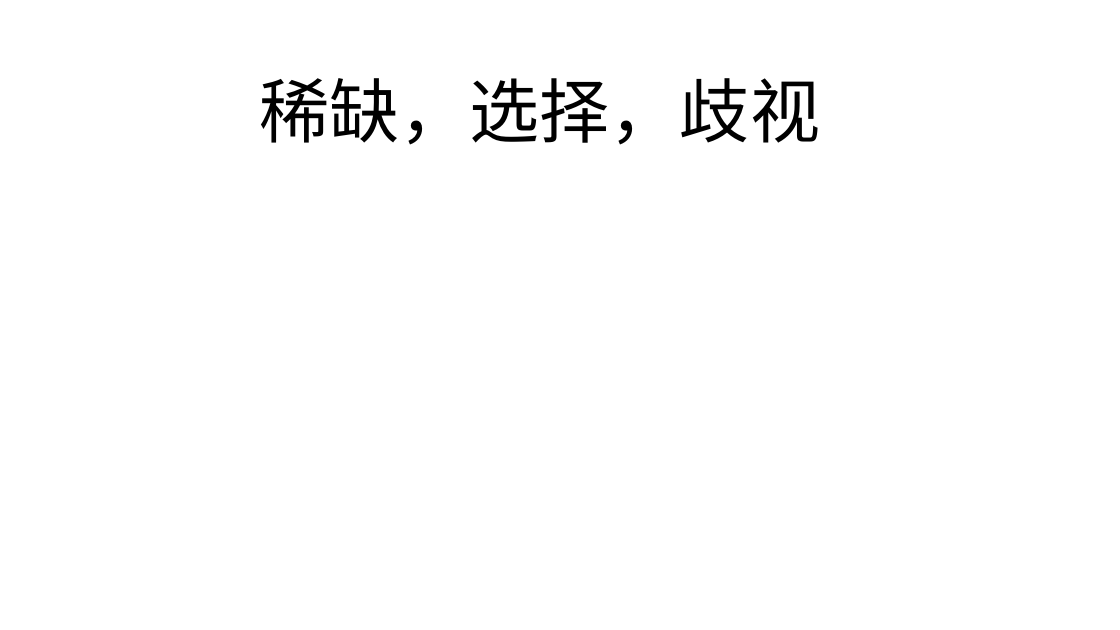
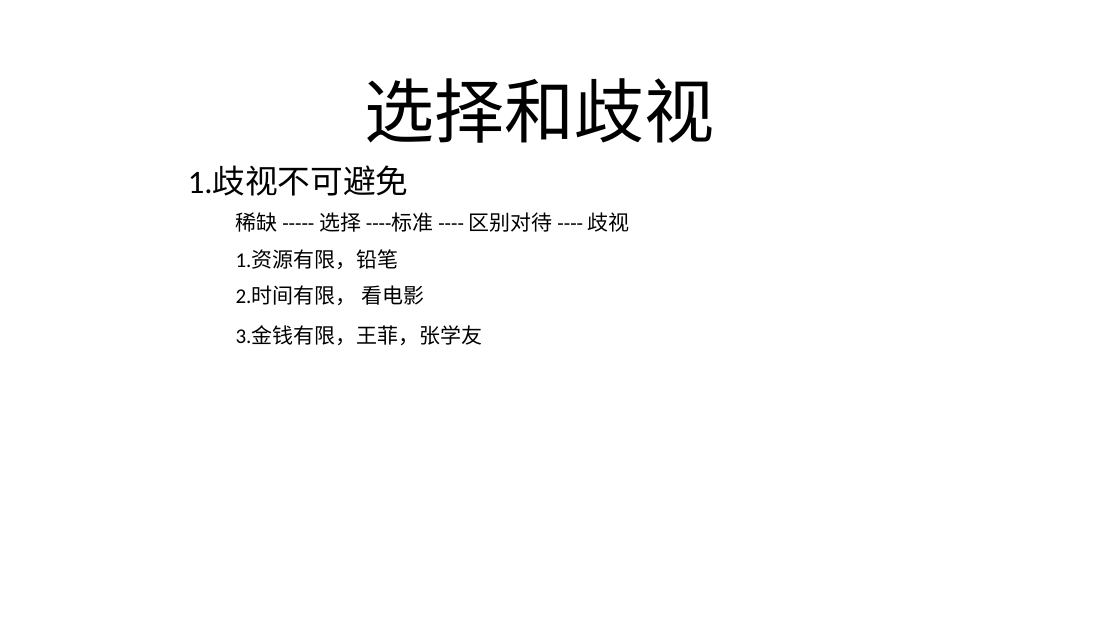
Before and after one commit to FredJiangFei/MyDocuments, a slide deck: slide 4 of 火车票/火车票.pptx (slide 3 before the commit). Drawn at 1120x630 pixels with LibreOffice and Linux fonts; fonts in the diff are those of the drawing. Boxes give left, top, right and bottom in pixels: in the first picture for what was removed or moved away, otherwise in the second. Text is boxed around its words. In the diff, an @@ line names an element or a change of style, - is before the commit and + after.

```diff
--- a/火车票/火车票.pptx
+++ b/火车票/火车票.pptx
@@ title at bbox=[365, 78, 715, 143]: text changed @@
-稀缺，选择，歧视
+选择和歧视
@@ text added at bbox=[188, 167, 409, 196], 28 pt, text #000000 @@
+1.歧视不可避免
@@ text added at bbox=[236, 212, 630, 232], 18 pt, text #000000 @@
+稀缺 ----- 选择 ----标准 ---- 区别对待 ---- 歧视
@@ text added at bbox=[236, 250, 399, 269], 18 pt, text #000000 @@
+1.资源有限，铅笔
@@ text added at bbox=[236, 285, 424, 305], 18 pt, text #000000 @@
+2.时间有限， 看电影
@@ text added at bbox=[236, 326, 483, 345], 18 pt, text #000000 @@
+3.金钱有限，王菲，张学友
```
Also in this commit, not shown: 3 other slides changed, 8 slides added, 1 slide removed, 2 other files.
